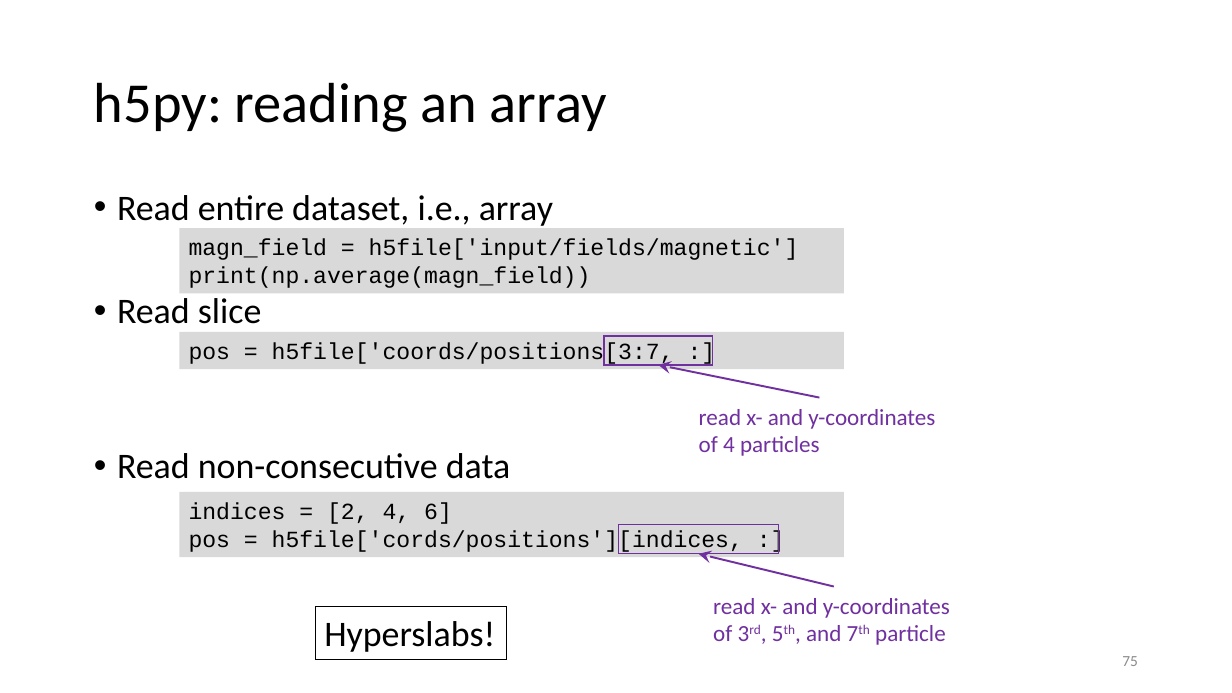
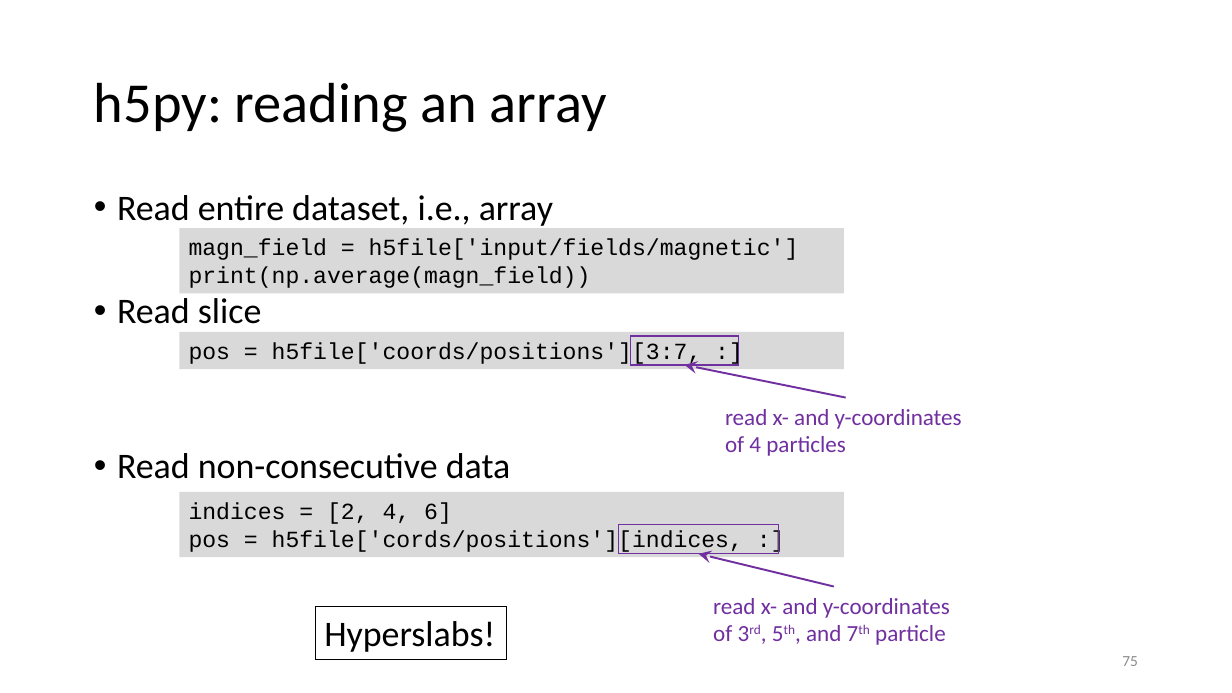
Before and after one commit to gjbex/Scientific-Python, a slide deck: slide 75 of scientific_python.pptx. Drawn at 1232x693 pixels with LibreOffice and Linux fonts; fonts in the diff are those of the drawing. Boxes give left, top, right and bottom in pixels: in the first picture for what was removed or moved away, otherwise in the second. Text is boxed around its words. In the diff, an @@ line names an element or a change of style, - is before the commit and + after.

Commit message:
Fix typo, formatting

```diff
--- a/scientific_python.pptx
+++ b/scientific_python.pptx
@@ text in rectangle at (x1=189, y1=342, x2=702, y2=366): text changed @@
-pos = h5file['coords/positions[3:7, :]
+pos = h5file['coords/positions'][3:7, :]
@@ 1 text, 1 rectangle, 1 arrow moved together from (x1=604, y1=336, x2=935, y2=456) to (x1=630, y1=336, x2=962, y2=456) @@
```
Also in this commit, not shown: 1 other slide changed.
